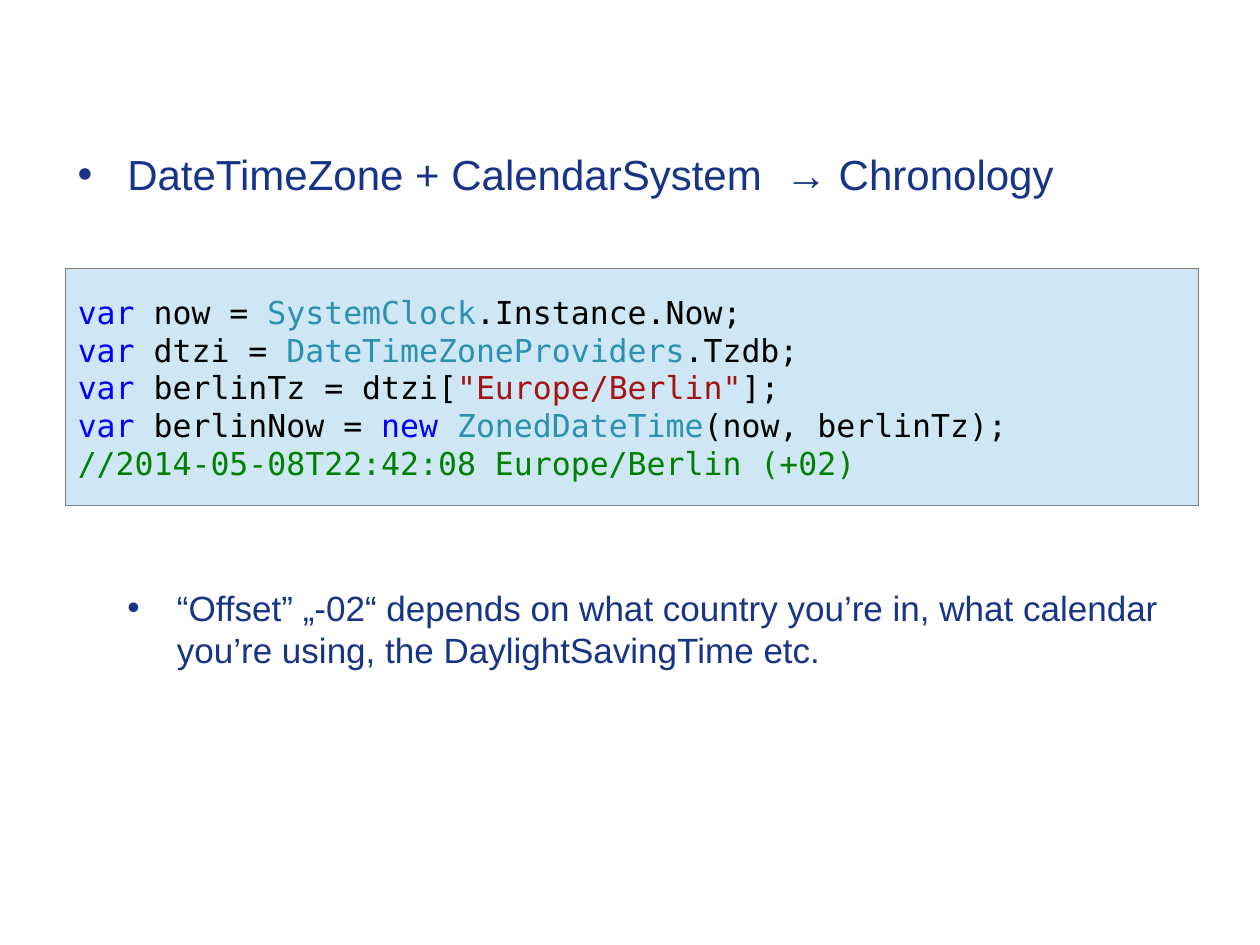
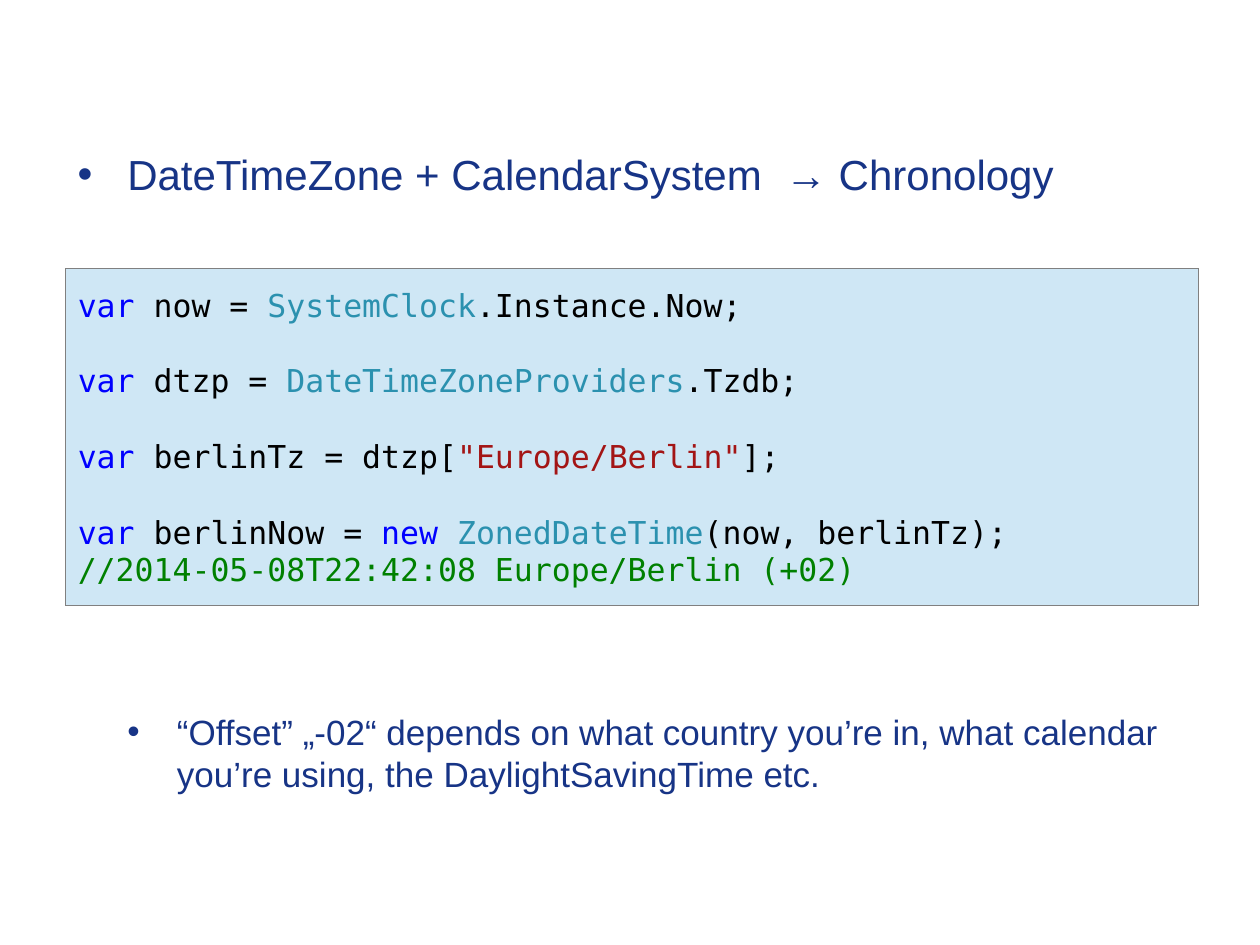
Before and after one commit to Timothep/MarathonWOShoes, a slide deck: slide 12 of BarefootMarathon.odp (slide 14 before the commit). Drawn at 1260x945 pixels with LibreOffice and Linux fonts; fonts in the diff are those of the drawing; background and template pictures are left out. Boxes give left, top, right and bottom in pixels: in the first picture for what was removed or moved away, otherwise in the second. Text is boxed around its words. In the diff, an @@ line names an element or a change of style, - is before the commit and + after.

```diff
--- a/BarefootMarathon.odp
+++ b/BarefootMarathon.odp
@@ text "DateTimeZone + CalendarSystem → Chronology": place and size @@
-text "DateTimeZone + CalendarSystem → Chronology" at bbox=[177, 595, 1157, 670]
+text "DateTimeZone + CalendarSystem → Chronology" at bbox=[177, 719, 1157, 794]
@@ rectangle "var now = SystemClock.Instance.Now;": place and size @@
-rectangle "var now = SystemClock.Instance.Now;" at bbox=[66, 268, 1198, 505]
+rectangle "var now = SystemClock.Instance.Now;" at bbox=[66, 268, 1198, 605]
@@ text in rectangle at bbox=[78, 368, 798, 475]: text changed @@
-var dtzi = DateTimeZoneProviders.Tzdb;
-var berlinTz = dtzi["Europe/Berlin"];
+var dtzp = DateTimeZoneProviders.Tzdb;
+var berlinTz = dtzp["Europe/Berlin"];
```
Also in this commit, not shown: 12 other slides changed, 1 slide removed, 2 other files.
